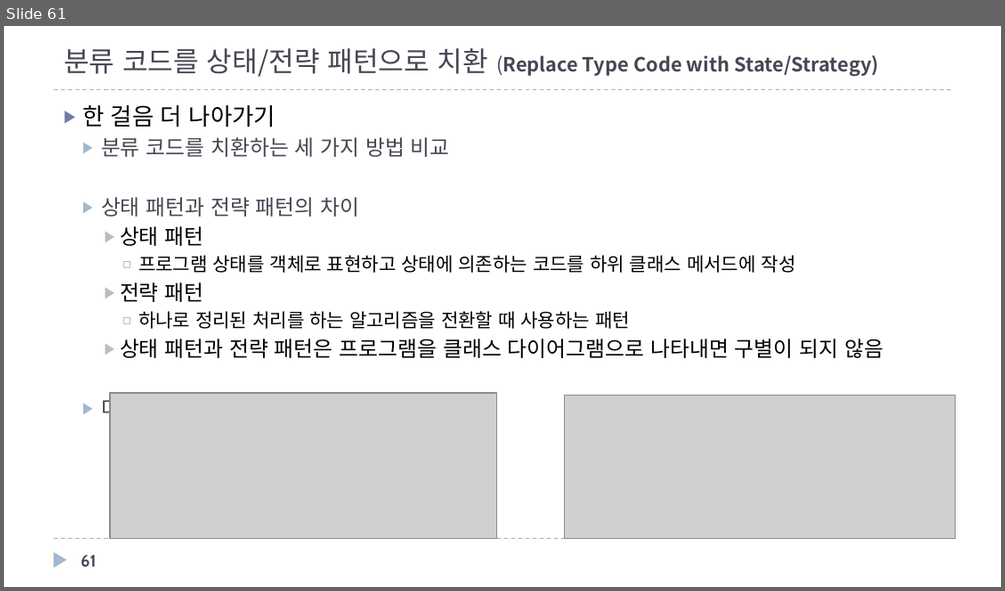
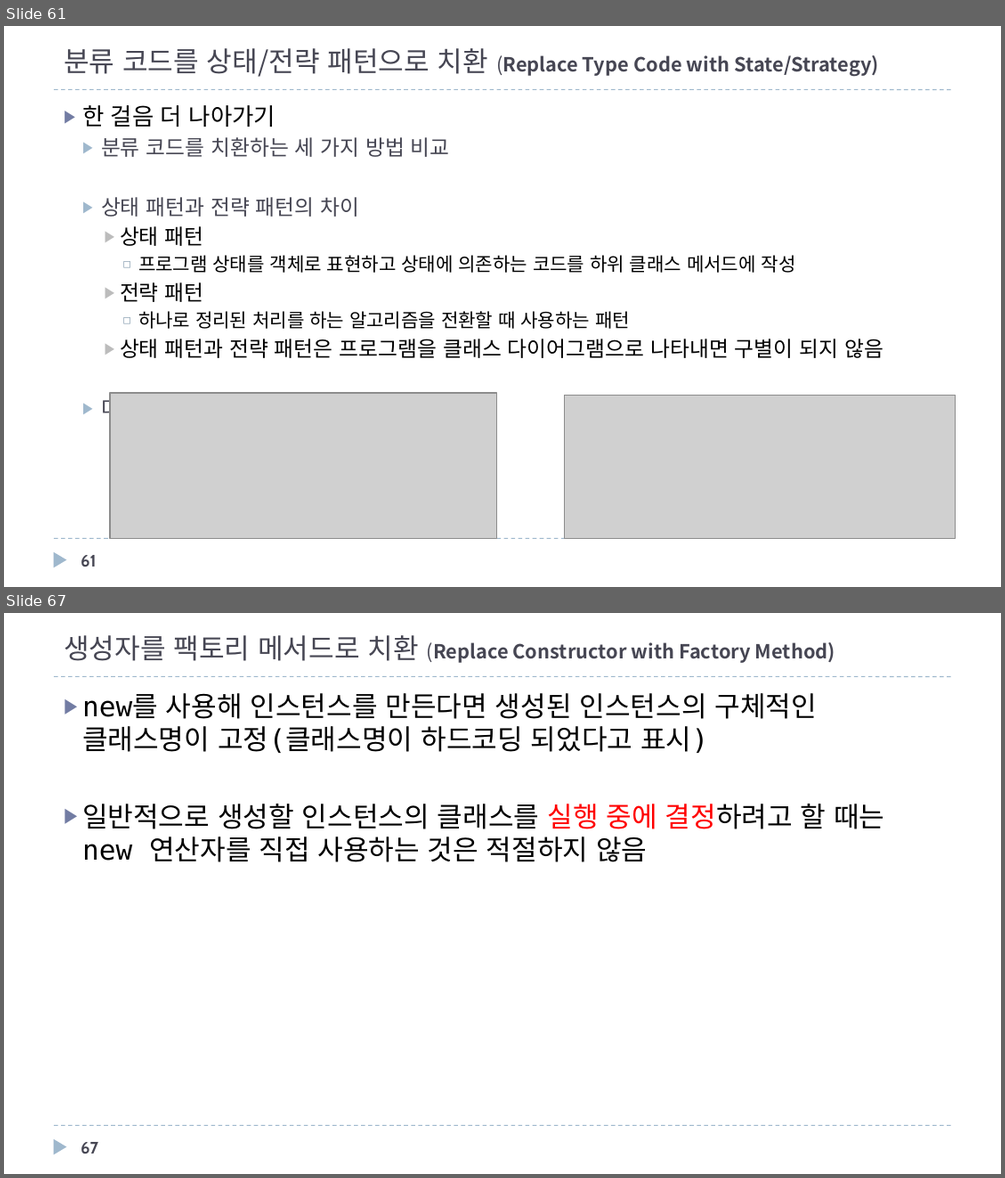
Before and after one commit to mkgungor/refactoring_java, a slide deck: ppt/자바로 배우는 리팩토링 입문.pptx. Shown one above the other, each under a label of ours: slide 61 before the commit, slides 61 and 67 after it; the slides between them are not shown. The pictures are 1005x591 and 1005x1178 pixels, drawn with LibreOffice and Linux fonts; fonts in the diff are those of the drawing; grey boxes stand for pictures. Boxes give left, top, right and bottom in pixels: in the first picture for what was removed or moved away, otherwise in the second. Text is boxed around its words. In the diff, an @@ line names an element or a change of style, - is before the commit and + after.

```diff
--- a/ppt/자바로 배우는 리팩토링 입문.pptx
+++ b/ppt/자바로 배우는 리팩토링 입문.pptx
@@ slide 67 added at box(4, 613, 1001, 1174), background #FFFFFF; not listed: 3 template elements that a slide beside it also shows @@
@@ title added at box(64, 635, 835, 663), 14 pt, text #464653, bold @@
+생성자를 팩토리 메서드로 치환 (Replace Constructor with Factory Method)
@@ text added at box(82, 693, 884, 862), 20 pt, text #000000 @@
+▶ new를 사용해 인스턴스를 만든다면 생성된 인스턴스의 구체적인 클래스명이 고정(클래스명이 하드코딩 되었다고 표시)
+▶ 일반적으로 생성할 인스턴스의 클래스를 실행 중에 결정하려고 할 때는 new 연산자를 직접 사용하는 것은 적절하지 않음
@@ page number added at box(81, 1142, 98, 1153), 12 pt, text #464653, bold @@
+67
```
Also in this commit, not shown: 1 slide changed, 30 other slides added.
